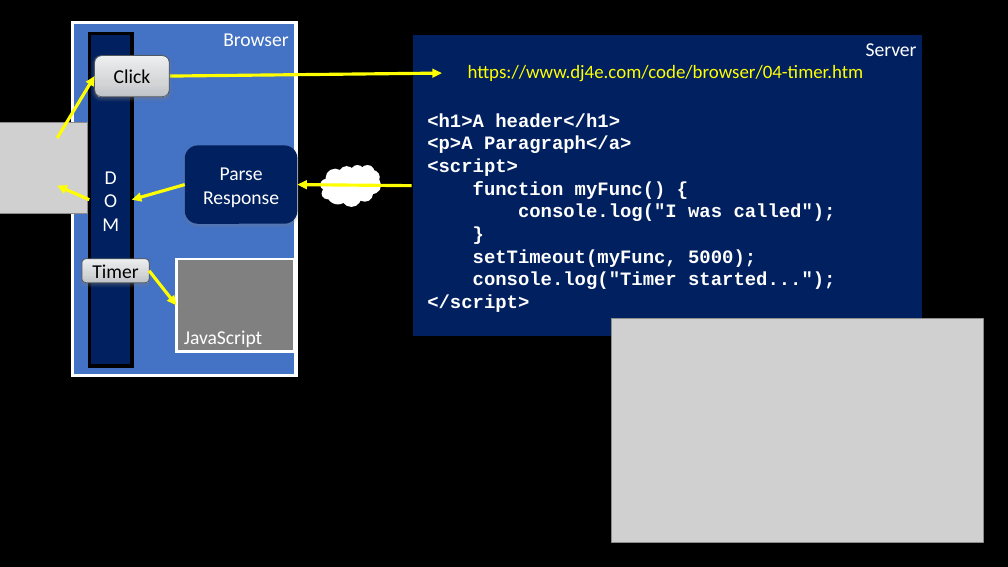
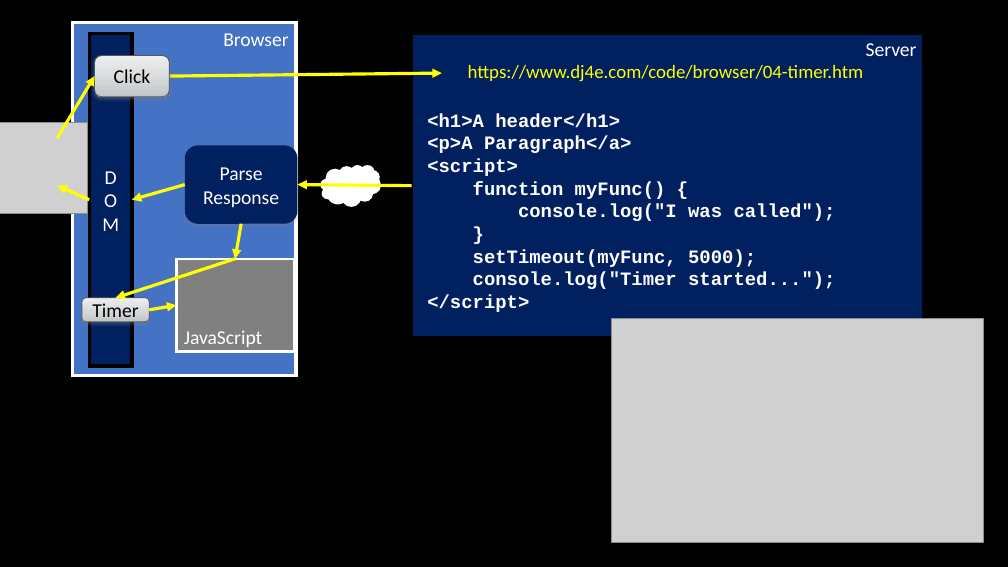
Before and after one commit to csev/dj4e, a slide deck: slide 7 of lectures/JS-03-Browser.pptx. Drawn at 1008x567 pixels with LibreOffice and Linux fonts; fonts in the diff are those of the drawing; grey boxes stand for pictures. Boxes give left, top, right and bottom in pixels: in the first picture for what was removed or moved away, otherwise in the second. Text is boxed around its words. In the diff, an @@ line names an element or a change of style, - is before the commit and + after.

```diff
--- a/lectures/JS-03-Browser.pptx
+++ b/lectures/JS-03-Browser.pptx
@@ arrow added from (241, 224) to (235, 259), #FFFF00 3 pt @@
@@ arrow added from (235, 259) to (116, 298), #FFFF00 3 pt @@
@@ rounded rectangle "Timer" moved from (x1=82, y1=259, x2=149, y2=283) to (x1=82, y1=298, x2=149, y2=322) @@
@@ arrow moved from (149, 271) - (176, 306) to (149, 310) - (176, 306) @@
```
Also in this commit, not shown: 5 other slides changed, 1 slide added, 2 other files.
